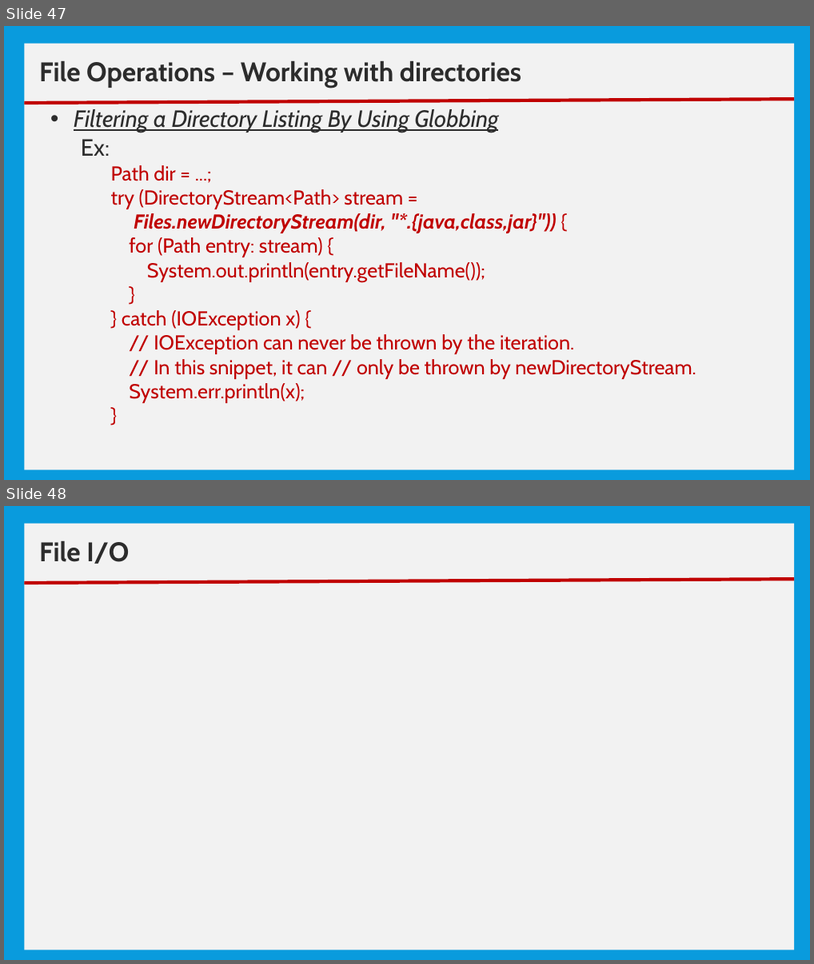
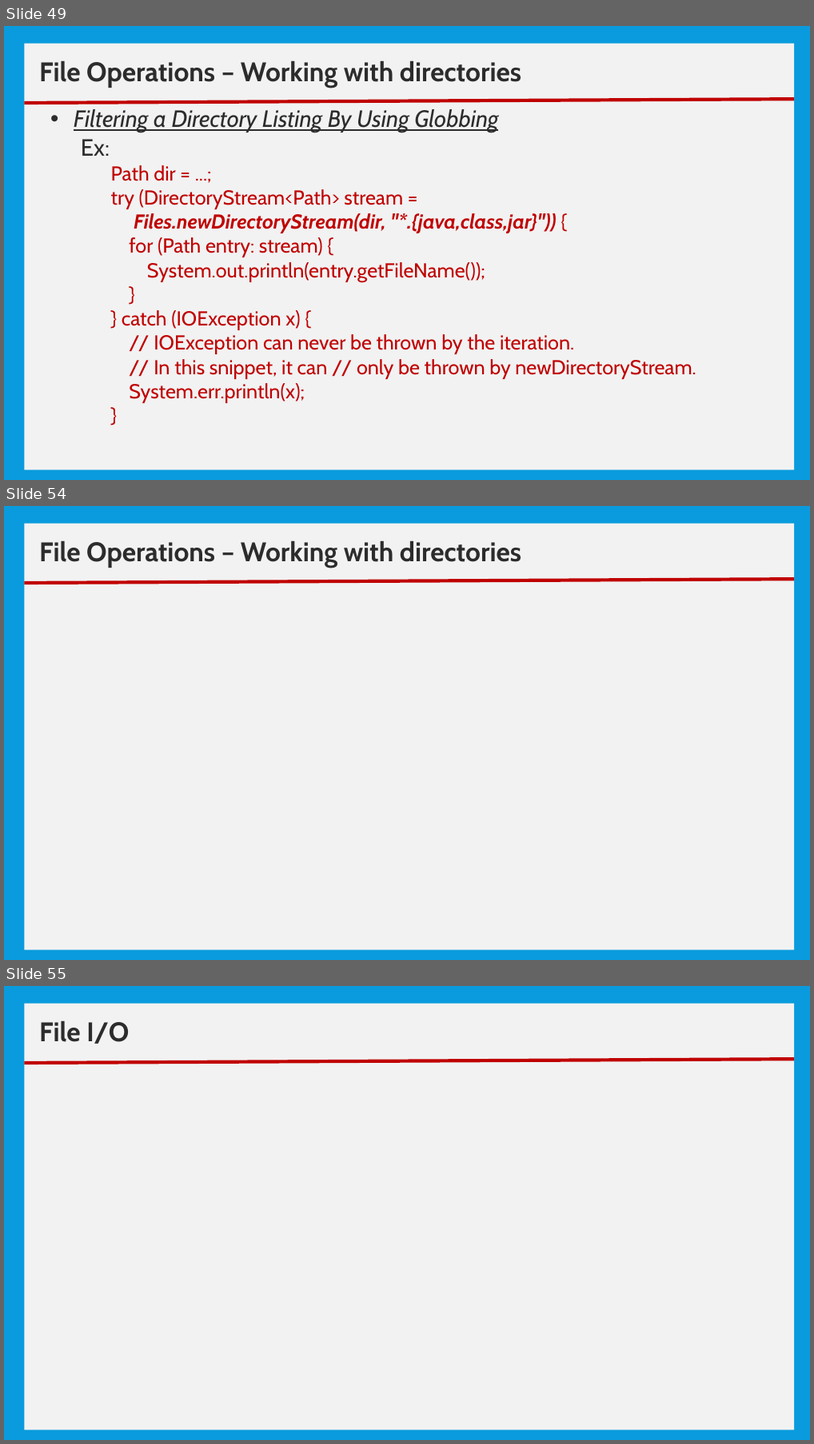
Before and after one commit to nmsgit1234/TechnicalDocs, a slide deck: training/core_java/10_Basic IO.pptx. Shown one above the other, each under a label of ours: slides 47 and 48 before the commit, slides 49, 54 and 55 after it; the slides between them are not shown. The pictures are 814x964 and 814x1444 pixels, drawn with LibreOffice and Linux fonts; fonts in the diff are those of the drawing. Boxes give left, top, right and bottom in pixels: in the first picture for what was removed or moved away, otherwise in the second. Text is boxed around its words. In the diff, an @@ line names an element or a change of style, - is before the commit and + after.

Commit message:
updated for directories.

```diff
--- a/training/core_java/10_Basic IO.pptx
+++ b/training/core_java/10_Basic IO.pptx
@@ slide 54 added at (4,506,810,960), background #099BDD @@
@@ rectangle added at (25,524,794,950), fill #F2F2F2 @@
@@ text added at (39,541,522,568), 32 pt, text #2C2C2C, bold @@
+File Operations – Working with directories
@@ line added from (25, 583) to (794, 579), #C00000 4 pt @@
@@ what was slide 47 is now slide 49 @@
@@ what was slide 48 is now slide 55 @@
```
Also in this commit, not shown: 1 slide changed, 4 other slides added, 7 other files.
